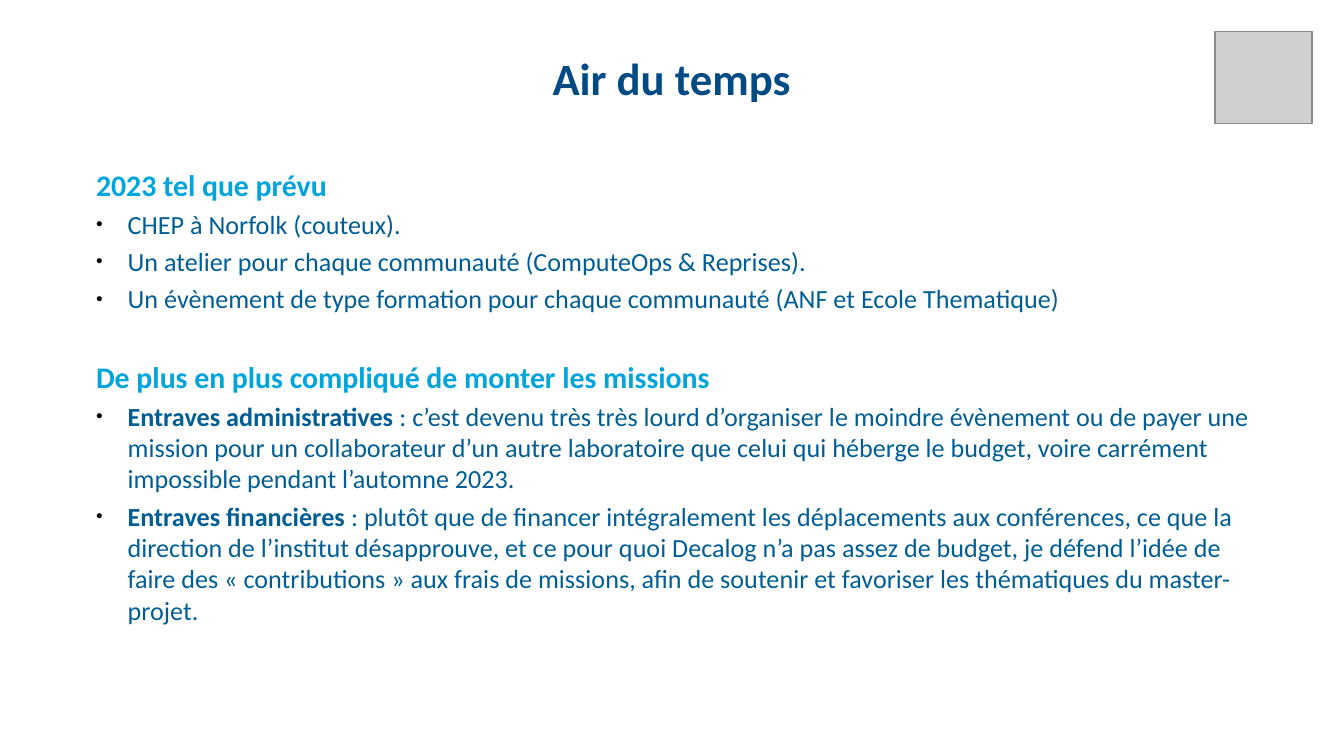
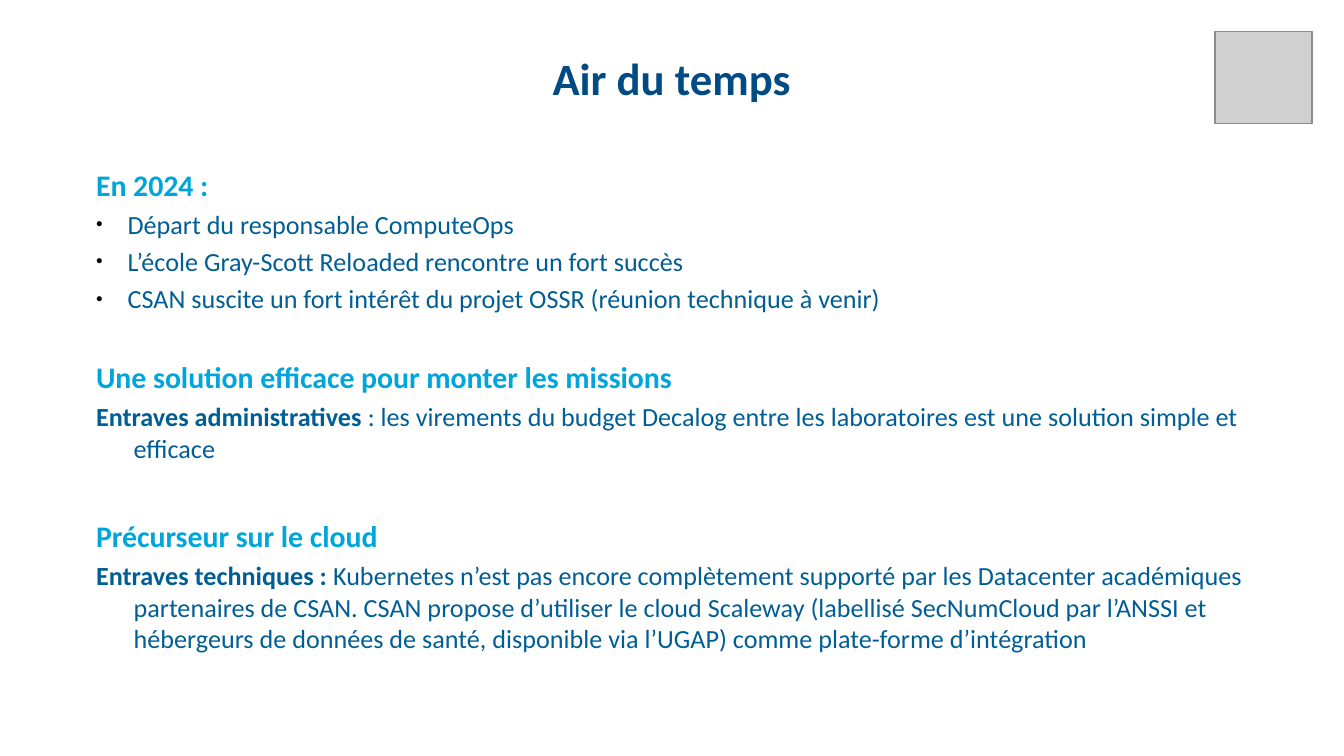
Before and after one commit to fjammes/misc, a slide deck: slide 14 of decalog/decalog-entretien-2024.odp. Drawn at 1344x756 pixels with LibreOffice and Linux fonts; fonts in the diff are those of the drawing; grey boxes stand for pictures. Boxes give left, top, right and bottom in pixels: in the first picture for what was removed or moved away, otherwise in the second. Text is boxed around its words. In the diff, an @@ line names an element or a change of style, - is before the commit and + after.

```diff
--- a/decalog/decalog-entretien-2024.odp
+++ b/decalog/decalog-entretien-2024.odp
@@ text at box(96, 176, 1241, 653): text changed @@
-2023 tel que prévu
-● CHEP à Norfolk (couteux).
-● Un atelier pour chaque communauté (ComputeOps & Reprises).
-● Un évènement de type formation pour chaque communauté (ANF et Ecole Thematique)
-De plus en plus compliqué de monter les missions
-● Entraves administratives : c’est devenu très très lourd d’organiser le moindre évènement ou de payer une mission pour un collaborateur d’un autre laboratoire que celui qui héberge le budget, voire carrément impossible pendant l’automne 2023.
-● Entraves financières : plutôt que de financer intégralement les déplacements aux conférences, ce que la direction de l’institut désapprouve, et ce pour quoi Decalog n’a pas assez de budget, je défend l’idée de faire des « contributions » aux frais de missions, afin de soutenir et favoriser les thématiques du master-projet.
+En 2024 :
+● Départ du responsable ComputeOps
+● L’école Gray-Scott Reloaded rencontre un fort succès
+● CSAN suscite un fort intérêt du projet OSSR (réunion technique à venir)
+Une solution efficace pour monter les missions
+Entraves administratives : les virements du budget Decalog entre les laboratoires est une solution simple et efficace
+Précurseur sur le cloud
+Entraves techniques : Kubernetes n’est pas encore complètement supporté par les Datacenter académiques partenaires de CSAN. CSAN propose d’utiliser le cloud Scaleway (labellisé SecNumCloud par l’ANSSI et hébergeurs de données de santé, disponible via l’UGAP) comme plate-forme d’intégration
```
Also in this commit, not shown: 2 other slides changed, 1 other file.
